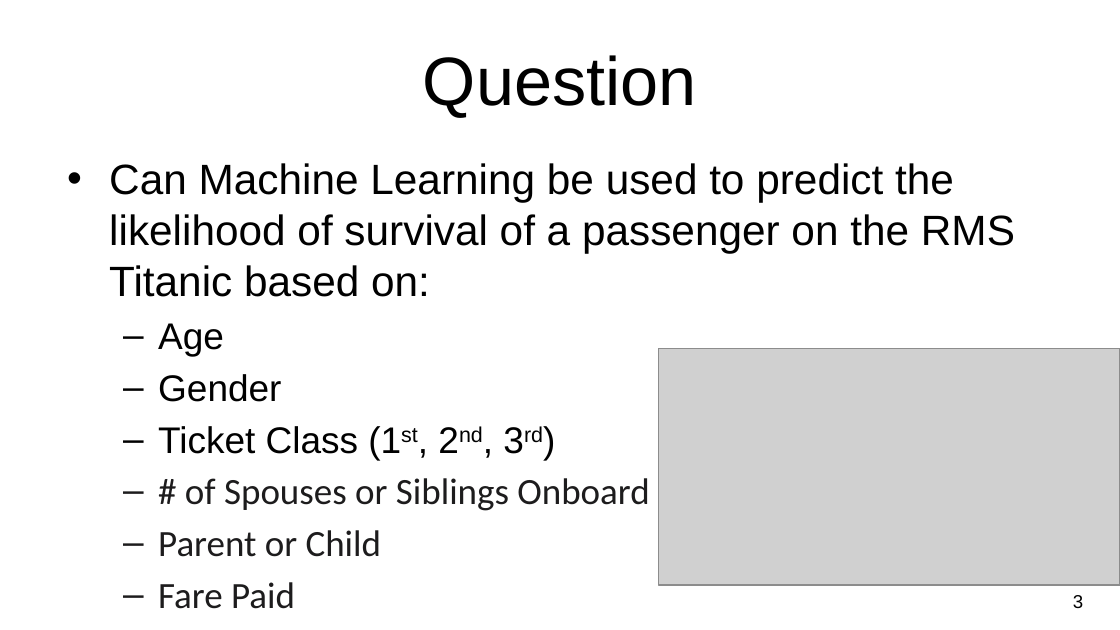
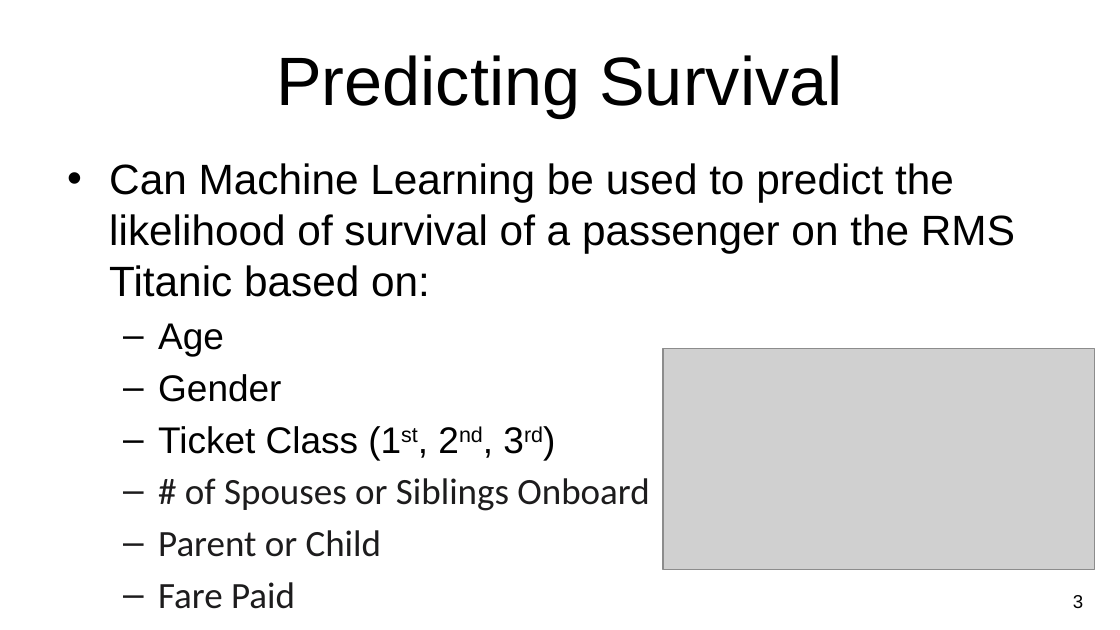
Before and after one commit to owenmeyer3/titanic, a slide deck: slide 4 of NU-Final_Project_Titanic.pptx. Drawn at 1120x630 pixels with LibreOffice and Linux fonts; fonts in the diff are those of the drawing; grey boxes stand for pictures; background and template pictures are left out. Boxes give left, top, right and bottom in pixels: in the first picture for what was removed or moved away, otherwise in the second. Text is boxed around its words. In the diff, an @@ line names an element or a change of style, - is before the commit and + after.

```diff
--- a/NU-Final_Project_Titanic.pptx
+++ b/NU-Final_Project_Titanic.pptx
@@ title at box(276, 55, 842, 117): text changed @@
-Question
+Predicting Survival
@@ picture: place and size @@
-picture at box(659, 348, 1120, 585)
+picture at box(663, 348, 1094, 569)
```
Also in this commit, not shown: 3 other slides changed, 1 slide added, 3 other files.
